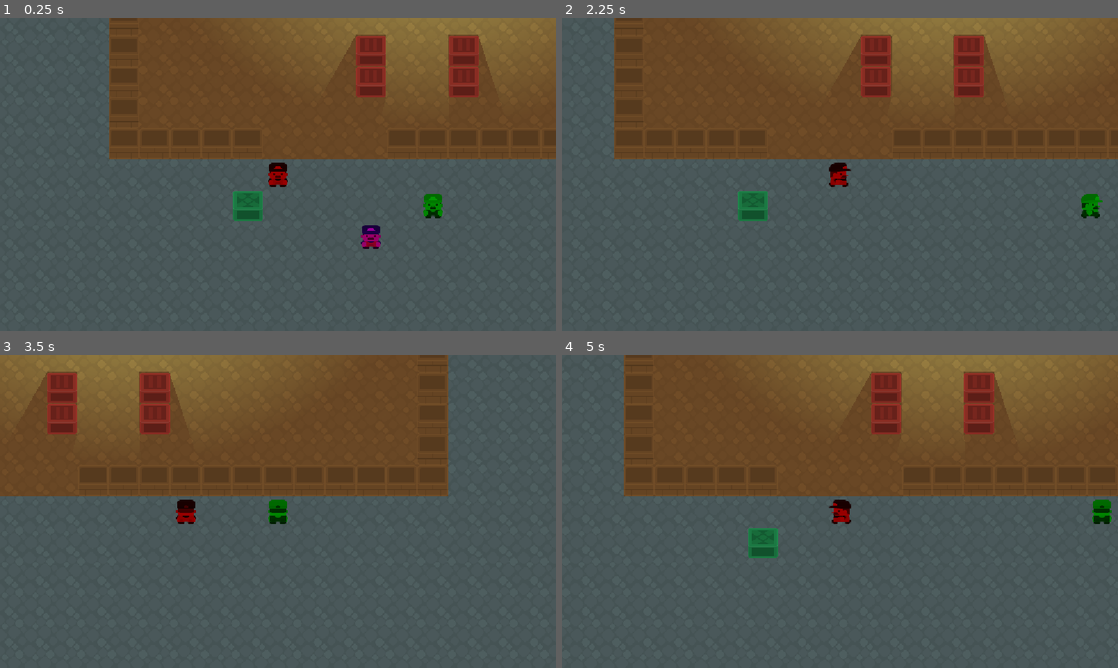
Above: before the commit, frames 1-4 (two rows, left to right).
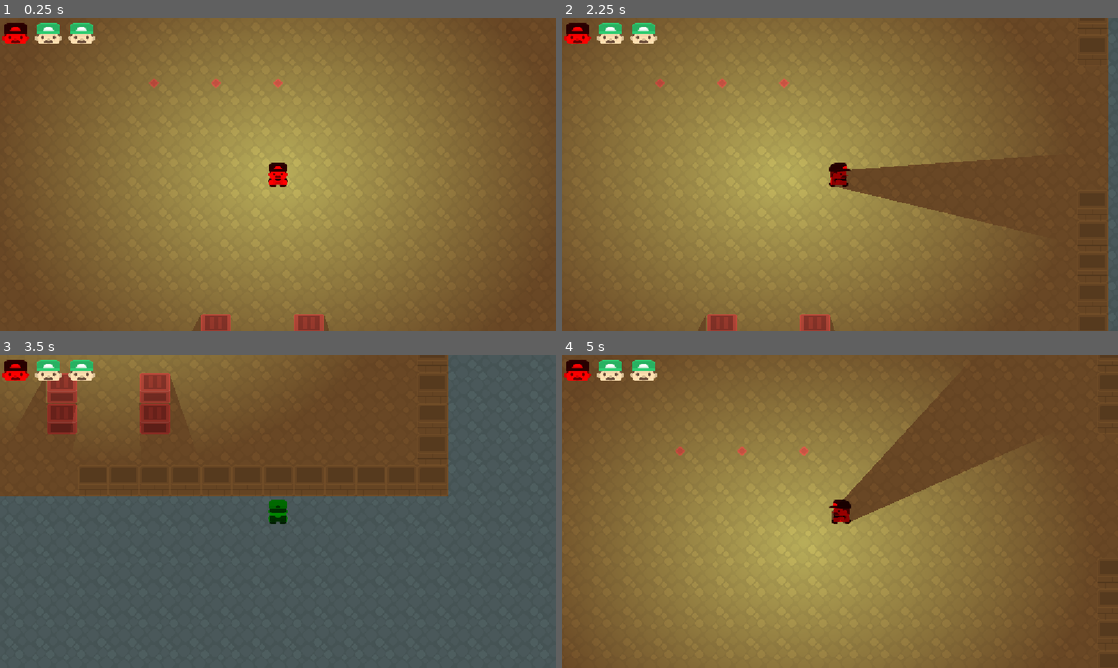
Above: after the commit, the same moments.

Repository: devbernardolopes/maze-mazey
Game: Godot game, scene res://scenes/universe.tscn
The game is run twice, just before and just after one commit, with the same random seed, the same clock (stepped at 60 frames per second) and the same inputs.
Inputs:
- Up to frame 1 (0.25 s): no input
- Up to frame 2 (2.25 s): tap Enter at 0.5 s; hold Right (right) 0.53-1.28 s; hold Tab (switch) 0.53-1.28 s; hold Down (down) 1.28-2.03 s; tap Tab (switch) at 1.35 s; hold Right (right) from 2.03 s (still down); hold Tab (switch) from 2.03 s (still down)
- Up to frame 3 (3.5 s): release Right (right) at 2.78 s; release Tab (switch) at 2.78 s; hold Up (up) from 2.78 s (still down); tap Tab (switch) at 2.85 s
- Up to frame 4 (5 s): tap Space at 3.5 s; release Up (up) at 3.53 s; hold Tab (switch) 3.53-4.28 s; hold Left (left) from 3.53 s (still down); tap Tab (switch) at 4.35 s

The runs differ from the first frame. In frame 1, 90% of the frame differs, in the area x 0-100%, y 0-100%; in frame 2, 86%; in frame 3, 1.7%; in frame 4, 82%.

Commit message:
gui and hud (wip)

Diff:
--- a/maze-mazey/project.godot
+++ b/maze-mazey/project.godot
@@ -39,26 +39,31 @@
 escape={
 "deadzone": 0.2,
 "events": [Object(InputEventKey,"resource_local_to_scene":false,"resource_name":"","device":-1,"window_id":0,"alt_press …(195 unchanged characters)…
+, Object(InputEventJoypadButton,"resource_local_to_scene":false,"resource_name":"","device":-1,"button_index":6,"pressure":0.0,"pressed":true,"script":null)
 ]
 }
 up={
 "deadzone": 0.2,
 "events": [Object(InputEventKey,"resource_local_to_scene":false,"resource_name":"","device":-1,"window_id":0,"alt_press …(195 unchanged characters)…
+, Object(InputEventJoypadButton,"resource_local_to_scene":false,"resource_name":"","device":-1,"button_index":11,"pressure":0.0,"pressed":true,"script":null)
 ]
 }
 right={
 "deadzone": 0.2,
 "events": [Object(InputEventKey,"resource_local_to_scene":false,"resource_name":"","device":-1,"window_id":0,"alt_press …(195 unchanged characters)…
+, Object(InputEventJoypadButton,"resource_local_to_scene":false,"resource_name":"","device":-1,"button_index":14,"pressure":0.0,"pressed":true,"script":null)
 ]
 }
 down={
 "deadzone": 0.2,
 "events": [Object(InputEventKey,"resource_local_to_scene":false,"resource_name":"","device":-1,"window_id":0,"alt_press …(195 unchanged characters)…
+, Object(InputEventJoypadButton,"resource_local_to_scene":false,"resource_name":"","device":-1,"button_index":12,"pressure":0.0,"pressed":true,"script":null)
 ]
 }
 left={
 "deadzone": 0.2,
 "events": [Object(InputEventKey,"resource_local_to_scene":false,"resource_name":"","device":-1,"window_id":0,"alt_press …(195 unchanged characters)…
+, Object(InputEventJoypadButton,"resource_local_to_scene":false,"resource_name":"","device":-1,"button_index":13,"pressure":0.0,"pressed":true,"script":null)
 ]
 }
 zoom_in={
@@ -74,6 +79,7 @@
 switch={
 "deadzone": 0.2,
 "events": [Object(InputEventKey,"resource_local_to_scene":false,"resource_name":"","device":-1,"window_id":0,"alt_press …(195 unchanged characters)…
+, Object(InputEventJoypadButton,"resource_local_to_scene":false,"resource_name":"","device":-1,"button_index":1,"pressure":0.0,"pressed":true,"script":null)
 ]
 }
 
--- a/maze-mazey/scenes/box.tscn
+++ b/maze-mazey/scenes/box.tscn
@@ -7,6 +7,7 @@
 [sub_resource type="SpriteFrames" id="SpriteFrames_m7uww"]
 
 [sub_resource type="OccluderPolygon2D" id="OccluderPolygon2D_m7uww"]
+cull_mode = 2
 polygon = PackedVector2Array(-32, -32, 32, -32, 32, 32, -32, 32)
 
 [node name="Box" type="Area2D" unique_id=2089930365]
--- a/maze-mazey/scenes/entities/warrior.tscn
+++ b/maze-mazey/scenes/entities/warrior.tscn
@@ -3,7 +3,16 @@
 [ext_resource type="Script" uid="uid://dcfticnsdh87j" path="res://scripts/entity.gd" id="1_wjpho"]
 [ext_resource type="Resource" uid="uid://brbqnoqmagwwi" path="res://resources/entities/warrior.tres" id="2_05nkx"]
 
+[sub_resource type="OccluderPolygon2D" id="OccluderPolygon2D_m7uww"]
+cull_mode = 2
+polygon = PackedVector2Array(-16, 8, -16, 24, -8, 24, 0, 16, 8, 24, 16, 24, 16, 8, 16, 0, 8, -8, -8, -8, -16, 0)
+
 [node name="Warrior" type="Area2D" unique_id=381364121]
+collision_layer = 8
+collision_mask = 11
 script = ExtResource("1_wjpho")
 data = ExtResource("2_05nkx")
 metadata/_custom_type_script = "uid://dcfticnsdh87j"
+
+[node name="Occluder" type="LightOccluder2D" parent="." unique_id=79414458]
+occluder = SubResource("OccluderPolygon2D_m7uww")
--- a/maze-mazey/scenes/entity.tscn
+++ b/maze-mazey/scenes/entity.tscn
@@ -5,6 +5,10 @@
 [sub_resource type="RectangleShape2D" id="RectangleShape2D_m7uww"]
 
 [sub_resource type="SpriteFrames" id="SpriteFrames_ujsaa"]
+
+[sub_resource type="OccluderPolygon2D" id="OccluderPolygon2D_m7uww"]
+cull_mode = 2
+polygon = PackedVector2Array(-32, -32, 32, -32, 32, 32, -32, 32)
 
 [node name="Entity" type="Area2D" unique_id=2038876384]
 collision_layer = 8
@@ -16,3 +20,6 @@
 
 [node name="Visual" type="AnimatedSprite2D" parent="." unique_id=1560782632]
 sprite_frames = SubResource("SpriteFrames_ujsaa")
+
+[node name="Occluder" type="LightOccluder2D" parent="." unique_id=637359415]
+occluder = SubResource("OccluderPolygon2D_m7uww")
--- /dev/null
+++ b/maze-mazey/scenes/hud/slot.tscn
@@ -0,0 +1,13 @@
+[gd_scene format=3 uid="uid://b7yfxu8vqxvrm"]
+
+[ext_resource type="Script" uid="uid://bm5c6uttwot7p" path="res://scripts/hud/slot.gd" id="1_q4th1"]
+
+[sub_resource type="SpriteFrames" id="SpriteFrames_m7uww"]
+
+[node name="Slot" type="Node2D" unique_id=1209319411]
+script = ExtResource("1_q4th1")
+
+[node name="Visual" type="AnimatedSprite2D" parent="." unique_id=1919066341]
+sprite_frames = SubResource("SpriteFrames_m7uww")
+
+[node name="Overlay" type="Sprite2D" parent="." unique_id=1042126212]
--- a/maze-mazey/scenes/universe.tscn
+++ b/maze-mazey/scenes/universe.tscn
@@ -13,6 +13,7 @@
 [ext_resource type="PackedScene" uid="uid://c1kdelr677p33" path="res://scenes/entities/wizard.tscn" id="8_5fwve"]
 [ext_resource type="Texture2D" uid="uid://b7fqci3uxhpfo" path="res://assets/images/2d_lights_and_shadows_neutral_point_light.webp" id="8_7viwd"]
 [ext_resource type="Script" uid="uid://bx1osbeis1thj" path="res://scripts/hud.gd" id="13_yanup"]
+[ext_resource type="Texture2D" uid="uid://b32kiegllbnun" path="res://assets/images/sokoban_tilesheet.png" id="14_h8wxb"]
 
 [node name="Universe" type="Node2D" unique_id=344054082]
 script = ExtResource("1_pol6k")
@@ -62,9 +63,7 @@
 [node name="Entities" type="Node2D" parent="." unique_id=2052049750]
 
 [node name="Warrior" parent="Entities" unique_id=381364121 instance=ExtResource("5_uc3kj")]
-position = Vector2(-544, 544)
-collision_layer = 8
-collision_mask = 11
+position = Vector2(-224, -32)
 
 [node name="PlayerController" type="Node" parent="Entities/Warrior" unique_id=624610097]
 script = ExtResource("6_qbb8e")
@@ -92,8 +91,8 @@
 [node name="Lighting" type="Node2D" parent="." unique_id=1822220505]
 
 [node name="PointLight2D" type="PointLight2D" parent="Lighting" unique_id=2064608714]
-position = Vector2(-219.99998, -31.999996)
-scale = Vector2(1.1197307, 0.8782202)
+position = Vector2(-223.99994, -32)
+scale = Vector2(1.1124123, 0.8782202)
 color = Color(0.5254902, 1, 1, 1)
 energy = 0.85
 shadow_enabled = true
@@ -110,3 +109,47 @@
 
 [node name="Hud" type="CanvasLayer" parent="." unique_id=2043298697]
 script = ExtResource("13_yanup")
+
+[node name="MarginContainer" type="MarginContainer" parent="Hud" unique_id=347595463]
+anchors_preset = 15
+anchor_right = 1.0
+anchor_bottom = 1.0
+grow_horizontal = 2
+grow_vertical = 2
+
+[node name="HBoxContainer" type="HBoxContainer" parent="Hud/MarginContainer" unique_id=1117864872]
+layout_mode = 2
+theme_override_constants/separation = 8
+
+[node name="Control" type="Control" parent="Hud/MarginContainer/HBoxContainer" unique_id=337669133]
+custom_minimum_size = Vector2(64, 64)
+layout_mode = 2
+
+[node name="PlayerEntity01" type="Sprite2D" parent="Hud/MarginContainer/HBoxContainer/Control" unique_id=54164289]
+self_modulate = Color(1, 0, 0, 1)
+texture = ExtResource("14_h8wxb")
+centered = false
+region_enabled = true
+region_rect = Rect2(384, 320, 64, 64)
+
+[node name="Control2" type="Control" parent="Hud/MarginContainer/HBoxContainer" unique_id=941421141]
+custom_minimum_size = Vector2(64, 64)
+layout_mode = 2
+
+[node name="PlayerEntity02" type="Sprite2D" parent="Hud/MarginContainer/HBoxContainer/Control2" unique_id=1614811971]
+position = Vector2(-4, 0)
+texture = ExtResource("14_h8wxb")
+centered = false
+region_enabled = true
+region_rect = Rect2(384, 320, 64, 64)
+
+[node name="Control3" type="Control" parent="Hud/MarginContainer/HBoxContainer" unique_id=2038746063]
+custom_minimum_size = Vector2(64, 64)
+layout_mode = 2
+
+[node name="PlayerEntity03" type="Sprite2D" parent="Hud/MarginContainer/HBoxContainer/Control3" unique_id=723292214]
+position = Vector2(-8, 0)
+texture = ExtResource("14_h8wxb")
+centered = false
+region_enabled = true
+region_rect = Rect2(384, 320, 64, 64)
--- a/maze-mazey/scripts/box.gd
+++ b/maze-mazey/scripts/box.gd
@@ -11,7 +11,6 @@
 var collision: CollisionShape2D = null
 var occluder: LightOccluder2D = null
 var is_moving: bool = false
-
 var _move_target: Vector2 = Vector2.ZERO
 var _move_speed_px: float = 0.0
 
@@ -27,13 +26,13 @@
 	add_child(collision)
 	occluder = LightOccluder2D.new()
 	occluder.occluder = OccluderPolygon2D.new()
+	occluder.occluder.cull_mode = OccluderPolygon2D.CULL_COUNTER_CLOCKWISE
 	occluder.occluder.polygon = [
 			Vector2.ZERO - Helper.TILE_HALF_SIZE,
 			Vector2(Helper.TILE_HALF_LENGTH, Helper.TILE_HALF_LENGTH * -1.0),
 			Vector2.ONE * Helper.TILE_HALF_SIZE,
 			Vector2(Helper.TILE_HALF_LENGTH * -1.0, Helper.TILE_HALF_LENGTH),
 			]
-	print(occluder.occluder.polygon)
 	add_child(occluder)
 	_refresh_visual()
 
--- a/maze-mazey/scripts/entity.gd
+++ b/maze-mazey/scripts/entity.gd
@@ -20,6 +20,7 @@
 var controller: EntityController = null
 var visual: AnimatedSprite2D = null
 var collision: CollisionShape2D = null
+var occluder: LightOccluder2D = null
 ## Last attempted cardinal direction (kept when idle, for animation/camera).
 var facing: Vector2 = Vector2.DOWN
 var is_moving: bool = false
@@ -41,6 +42,18 @@
 	collision_layer = Helper.ENTITIES
 	collision_mask = Helper.ENTITIES | Helper.WALLS | Helper.BOXES
 	add_child(collision)
+	if not occluder:
+		var _occluder: LightOccluder2D = _find_occluder()
+		if not _occluder:
+			occluder = LightOccluder2D.new()
+			occluder.occluder = OccluderPolygon2D.new()
+			occluder.occluder.polygon = [
+					Vector2.ZERO - Helper.TILE_HALF_SIZE,
+					Vector2(Helper.TILE_HALF_LENGTH, Helper.TILE_HALF_LENGTH * -1.0),
+					Vector2.ONE * Helper.TILE_HALF_SIZE,
+					Vector2(Helper.TILE_HALF_LENGTH * -1.0, Helper.TILE_HALF_LENGTH),
+					]
+			add_child(occluder)
 	_refresh_visual()
 	if not Engine.is_editor_hint():
 		if controller == null:
@@ -287,6 +300,13 @@
 	return null
 
 
+func _find_occluder() -> LightOccluder2D:
+	for child: Node in get_children():
+		if child is LightOccluder2D:
+			return child as LightOccluder2D
+	return null
+
+
 func _refresh_visual() -> void:
 	if not data:
 		return
--- a/maze-mazey/scripts/hud.gd
+++ b/maze-mazey/scripts/hud.gd
@@ -1,2 +1,4 @@
 class_name Hud
 extends CanvasLayer
+
+@export var margin: float = 0.00
--- /dev/null
+++ b/maze-mazey/scripts/hud/slot.gd
@@ -0,0 +1,3 @@
+@tool
+class_name Slot
+extends Node2D
Binary file added: maze-mazey/assets/images/sokoban_spritesheet@2.png
Not shown, added: maze-mazey/assets/images/sokoban_spritesheet@2.png.import
Not shown, added: maze-mazey/scripts/hud/slot.gd.uid
